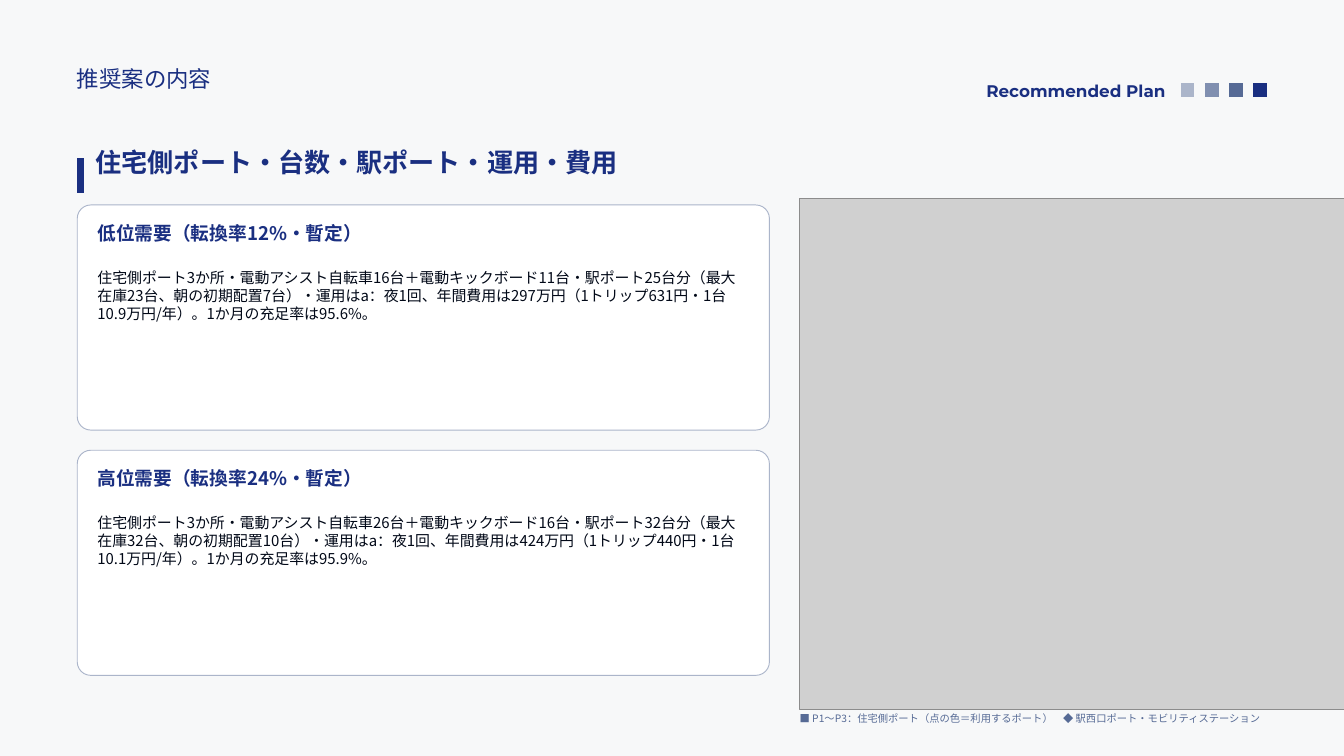
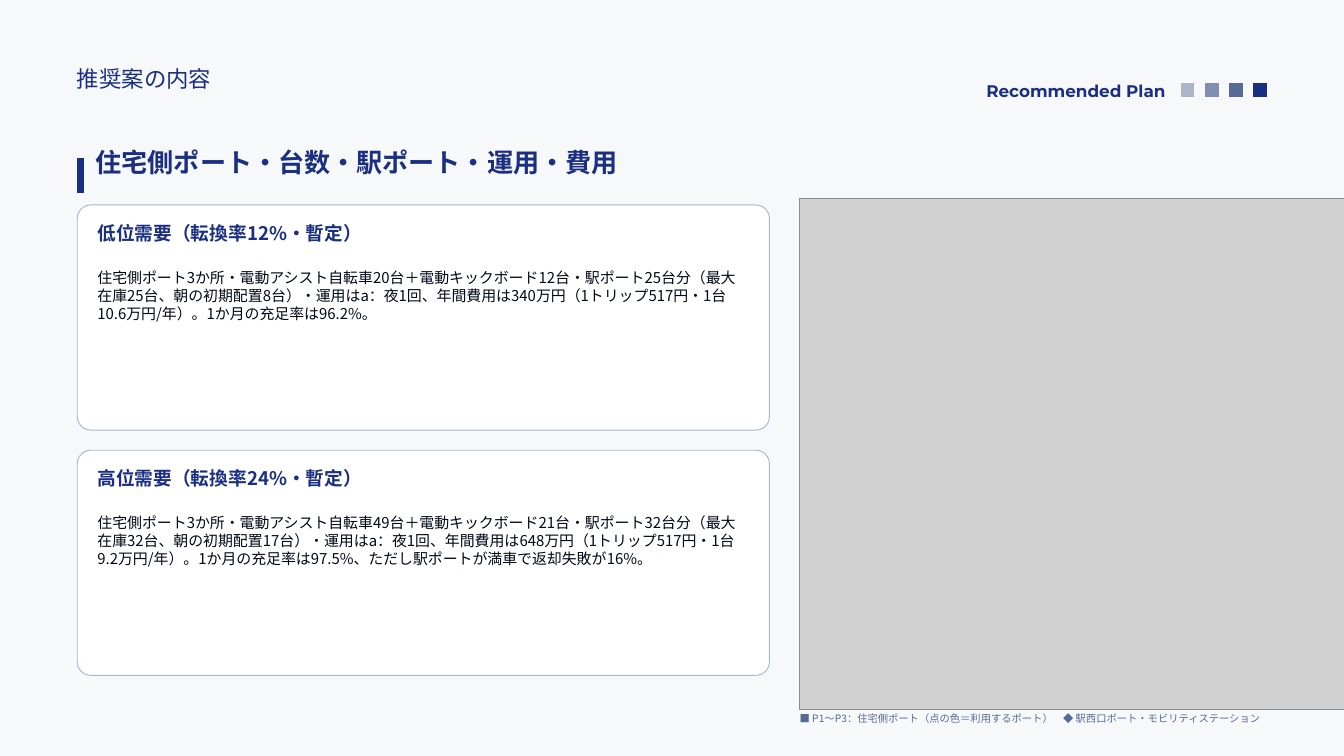
Before and after one commit to saigaeno-cmd/mikuri_sim, a slide deck: slide 3 of data/output/study/報告_モビリティシェア検討.pptx. Drawn at 1344x756 pixels with LibreOffice and Linux fonts; fonts in the diff are those of the drawing; grey boxes stand for pictures. Boxes give left, top, right and bottom in pixels: in the first picture for what was removed or moved away, otherwise in the second. Text is boxed around its words. In the diff, an @@ line names an element or a change of style, - is before the commit and + after.

```diff
--- a/data/output/study/報告_モビリティシェア検討.pptx
+++ b/data/output/study/報告_モビリティシェア検討.pptx
@@ text at <box>97,270,735,322</box>: text changed @@
-住宅側ポート3か所・電動アシスト自転車16台＋電動キックボード11台・駅ポート25台分（最大在庫23台、朝の初期配置7台）・運用はa：夜1回、年間費用は297万円（1トリップ631円・1台10.9万円/年）。1か月の充足率は95.6%。
+住宅側ポート3か所・電動アシスト自転車20台＋電動キックボード12台・駅ポート25台分（最大在庫25台、朝の初期配置8台）・運用はa：夜1回、年間費用は340万円（1トリップ517円・1台10.6万円/年）。1か月の充足率は96.2%。
@@ text at <box>97,515,735,567</box>: text changed @@
-住宅側ポート3か所・電動アシスト自転車26台＋電動キックボード16台・駅ポート32台分（最大在庫32台、朝の初期配置10台）・運用はa：夜1回、年間費用は424万円（1トリップ440円・1台10.1万円/年）。1か月の充足率は95.9%。
+住宅側ポート3か所・電動アシスト自転車49台＋電動キックボード21台・駅ポート32台分（最大在庫32台、朝の初期配置17台）・運用はa：夜1回、年間費用は648万円（1トリップ517円・1台9.2万円/年）。1か月の充足率は97.5%、ただし駅ポートが満車で返却失敗が16%。
```
Also in this commit, not shown: 22 other slides changed, 1 slide added, 6 other files.
